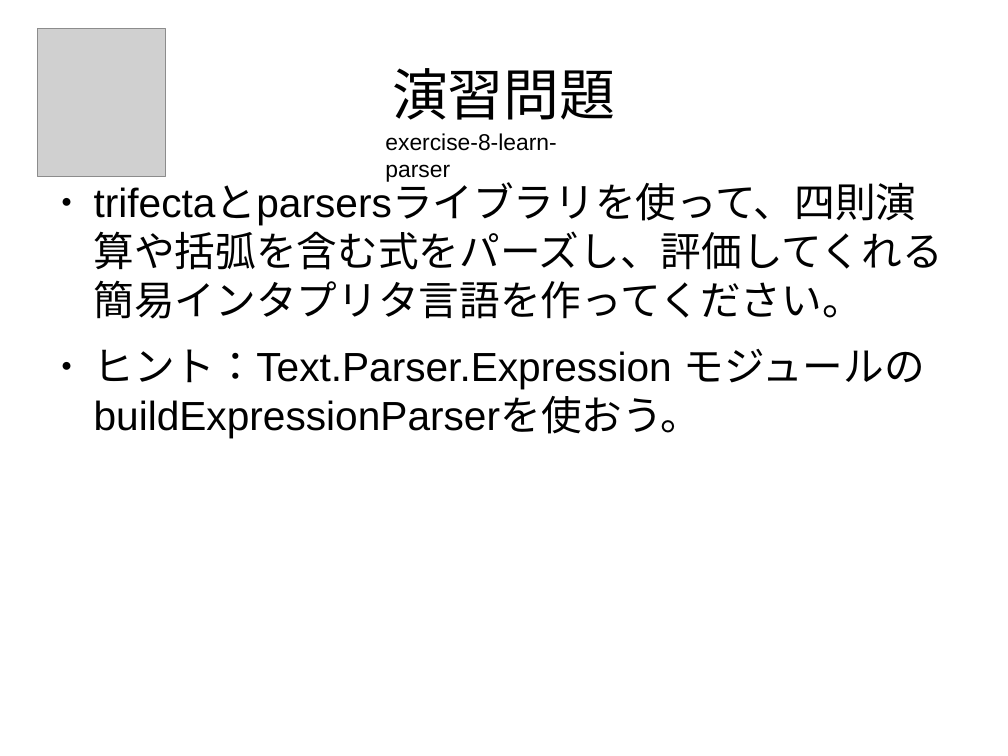
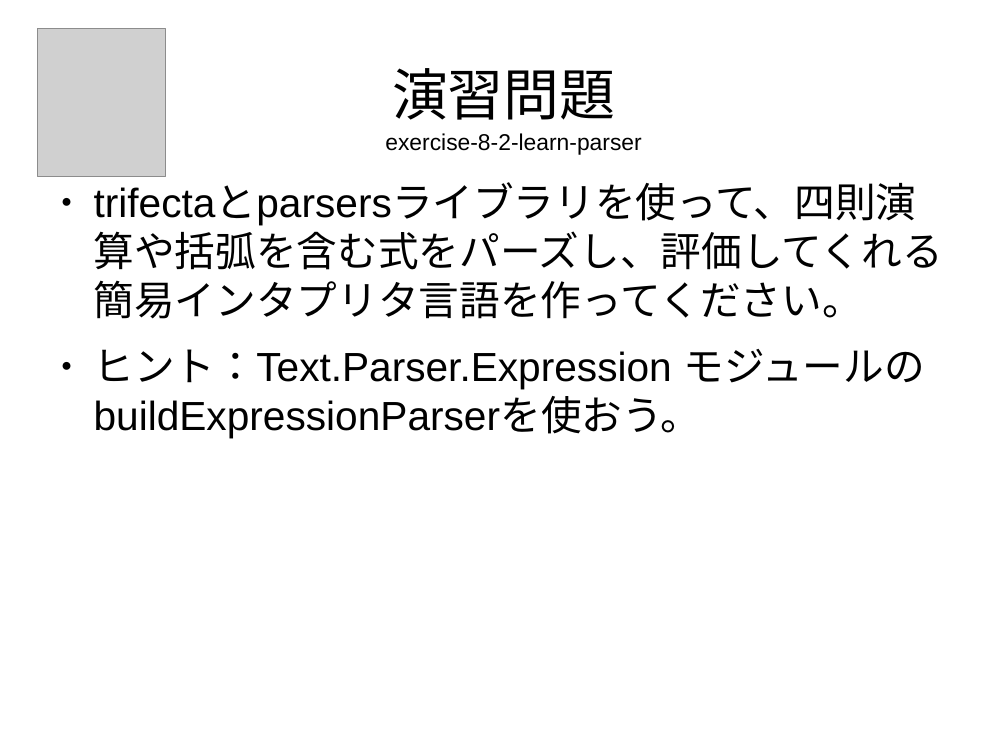
Before and after one commit to nushio3/learn-haskell, a slide deck: slide 88 of Tsukuba-2016.odp (slide 87 before the commit). Drawn at 1008x756 pixels with LibreOffice and Linux fonts; fonts in the diff are those of the drawing; grey boxes stand for pictures. Boxes give left, top, right and bottom in pixels: in the first picture for what was removed or moved away, otherwise in the second. Text is boxed around its words. In the diff, an @@ line names an element or a change of style, - is before the commit and + after.

```diff
--- a/Tsukuba-2016.odp
+++ b/Tsukuba-2016.odp
@@ text at <box>385,133,641,155</box>: text changed @@
-exercise-8-learn-parser
+exercise-8-2-learn-parser
```
Also in this commit, not shown: 8 other slides changed, 1 slide added, 5 other files.
